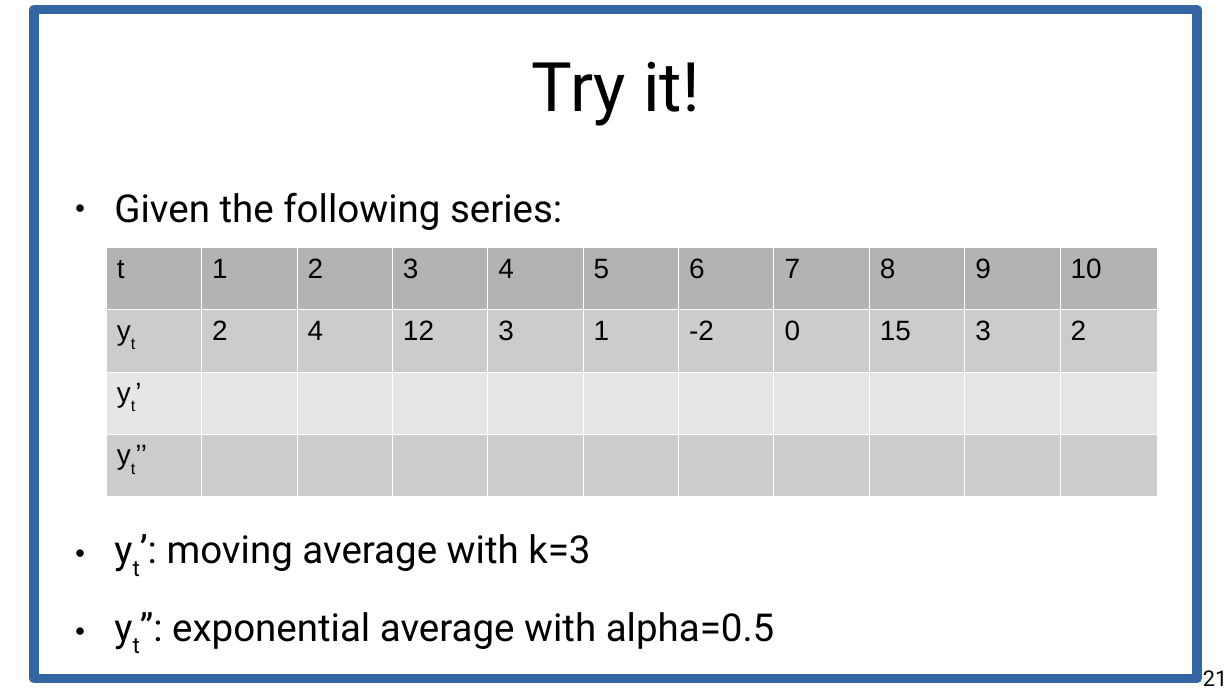
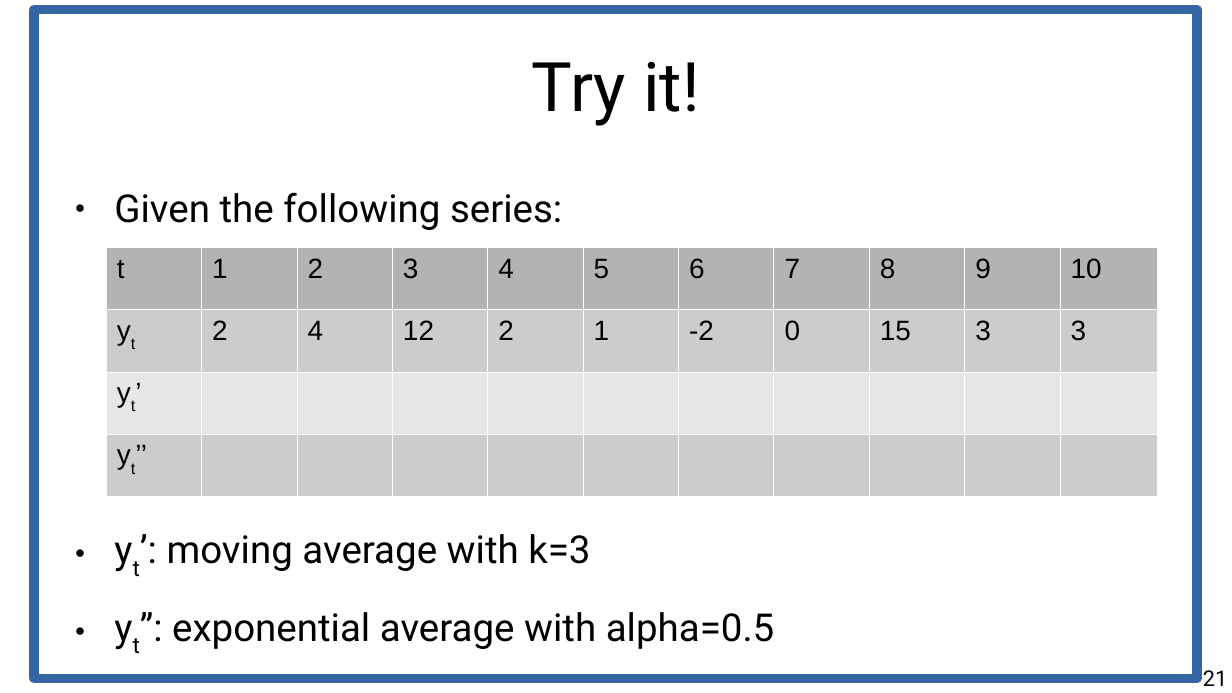
Before and after one commit to chatox/data-mining-course, a slide deck: slide 21 of theory/tt11_time_series.odp. Drawn at 1232x693 pixels with LibreOffice and Linux fonts; fonts in the diff are those of the drawing. Boxes give left, top, right and bottom in pixels: in the first picture for what was removed or moved away, otherwise in the second. Text is boxed around its words. In the diff, an @@ line names an element or a change of style, - is before the commit and + after.

```diff
--- a/theory/tt11_time_series.odp
+++ b/theory/tt11_time_series.odp
@@ table at [106,247,1154,496] @@
-row 2, column 5: 3
+row 2, column 5: 2
-row 2, column 11: 2
+row 2, column 11: 3
```
Also in this commit, not shown: 7 other slides changed, 1 other file.
